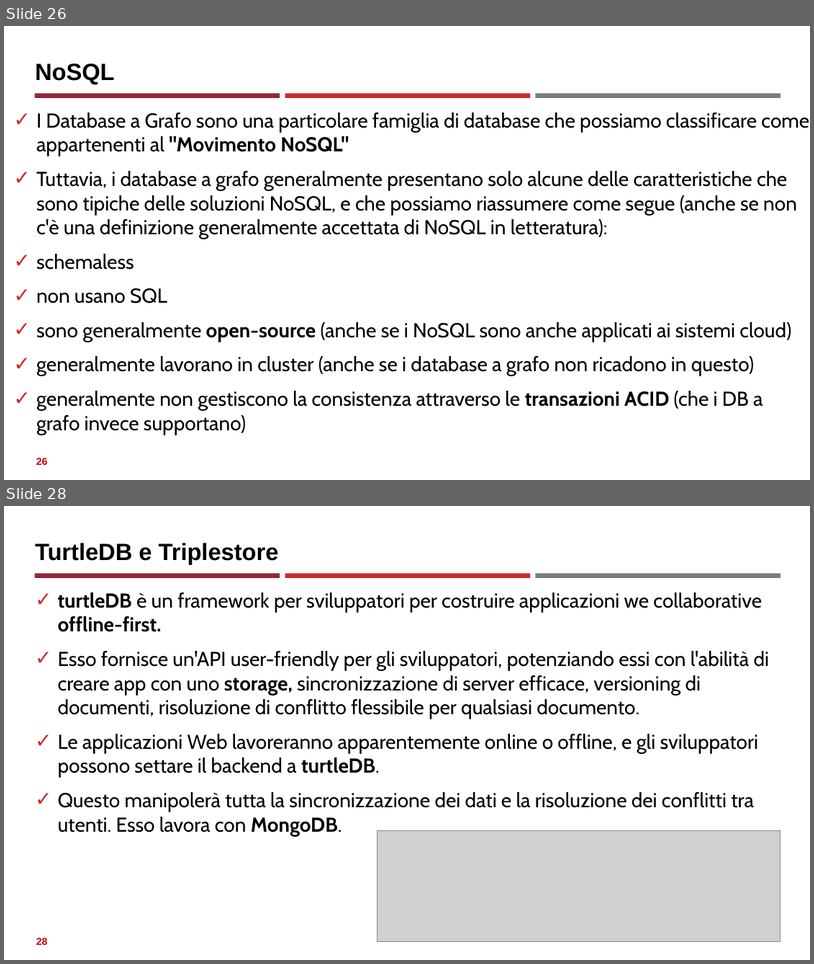
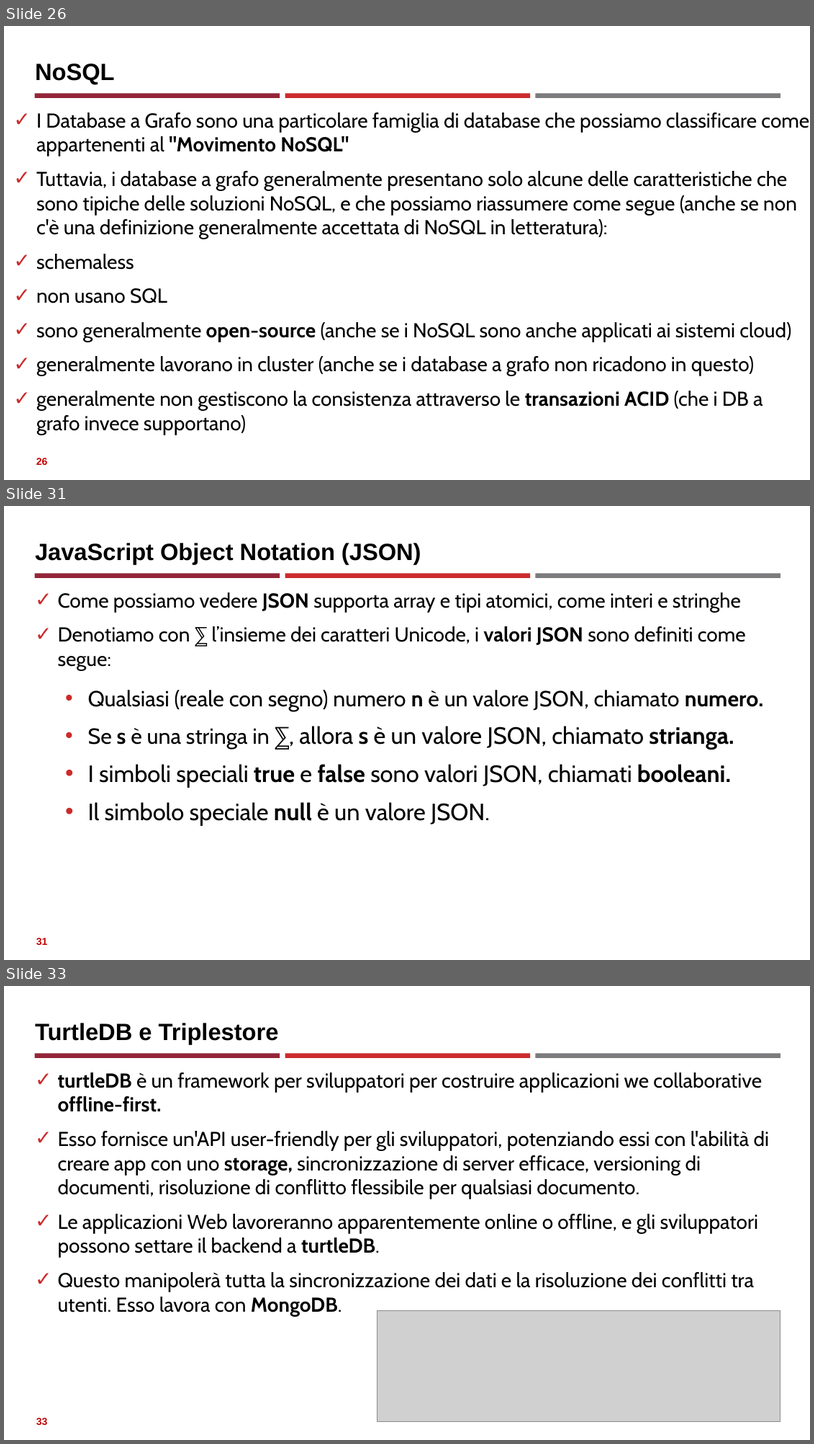
Before and after one commit to neural1977/data_science_interview_material, a slide deck: Assicurazioni/Databases_NoSql_ita.pptx. Shown one above the other, each under a label of ours: slides 26 and 28 before the commit, slides 26, 31 and 33 after it; the slides between them are not shown. The pictures are 814x964 and 814x1444 pixels, drawn with LibreOffice and Linux fonts; fonts in the diff are those of the drawing; grey boxes stand for pictures. Boxes give left, top, right and bottom in pixels: in the first picture for what was removed or moved away, otherwise in the second. Text is boxed around its words. In the diff, an @@ line names an element or a change of style, - is before the commit and + after.

```diff
--- a/Assicurazioni/Databases_NoSql_ita.pptx
+++ b/Assicurazioni/Databases_NoSql_ita.pptx
@@ slide 31 added at bbox=[4, 506, 810, 960], background #FFFFFF; not listed: 3 template elements that a slide beside it also shows @@
@@ title added at bbox=[35, 543, 422, 564], 28 pt, text #000000, bold @@
+JavaScript Object Notation (JSON)
@@ text added at bbox=[58, 592, 764, 826], 24 pt, text #000000 @@
+✓ Come possiamo vedere JSON supporta array e tipi atomici, come interi e stringhe
+✓ Denotiamo con ⅀ l’insieme dei caratteri Unicode, i valori JSON sono definiti come segue:
+  • Qualsiasi (reale con segno) numero n è un valore JSON, chiamato numero.
+  • Se s è una stringa in ⅀, allora s è un valore JSON, chiamato strianga.
+  • I simboli speciali true e false sono valori JSON, chiamati booleani.
+  • Il simbolo speciale null è un valore JSON.
@@ page number added at bbox=[36, 937, 48, 944], 12 pt, text #C00000, bold @@
+31
@@ what was slide 28 is now slide 33 @@
@@ page number at bbox=[36, 1417, 48, 1424]: text changed @@
-28
+33
```
Also in this commit, not shown: 1 slide changed, 4 other slides added, 1 other file.
